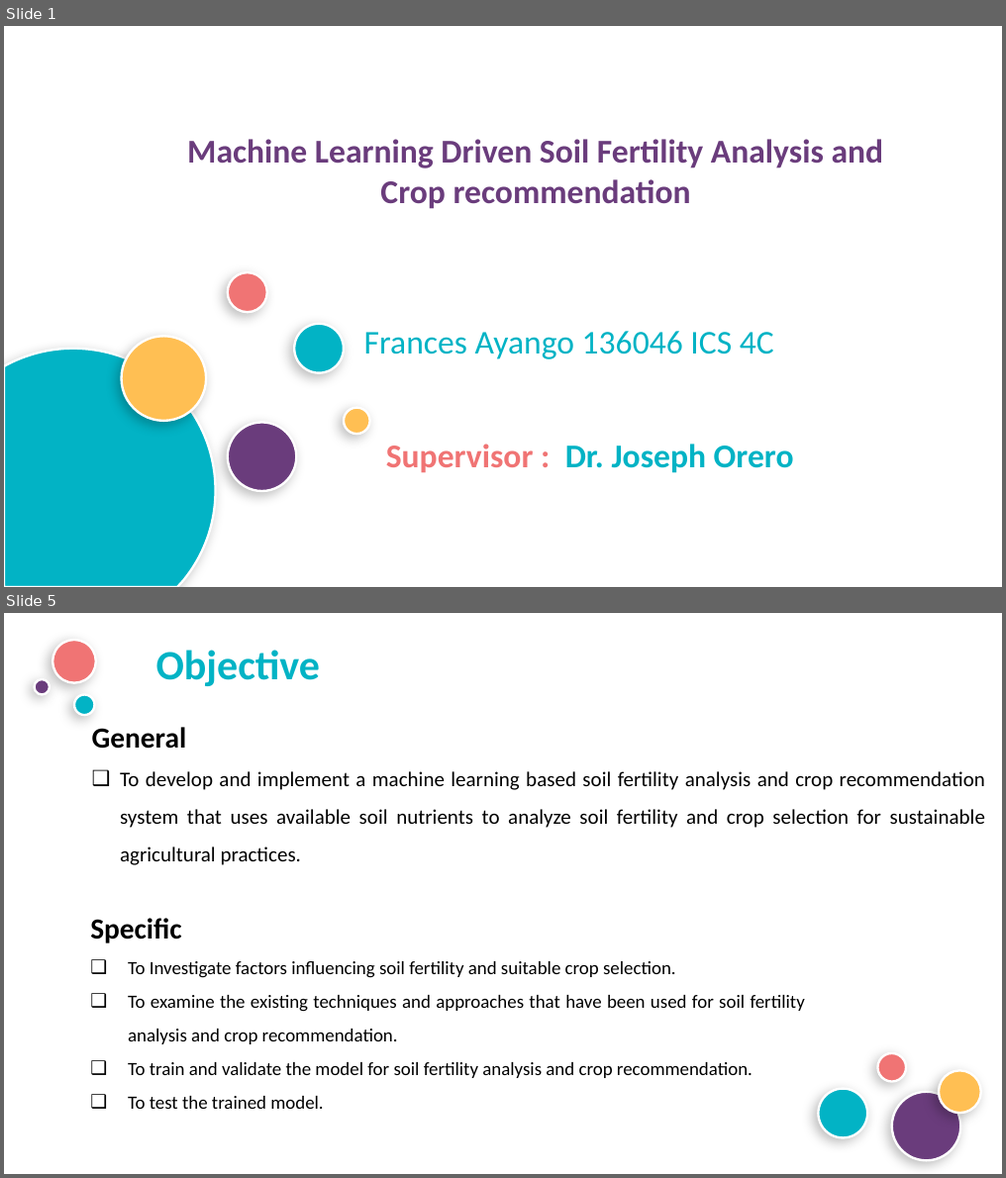
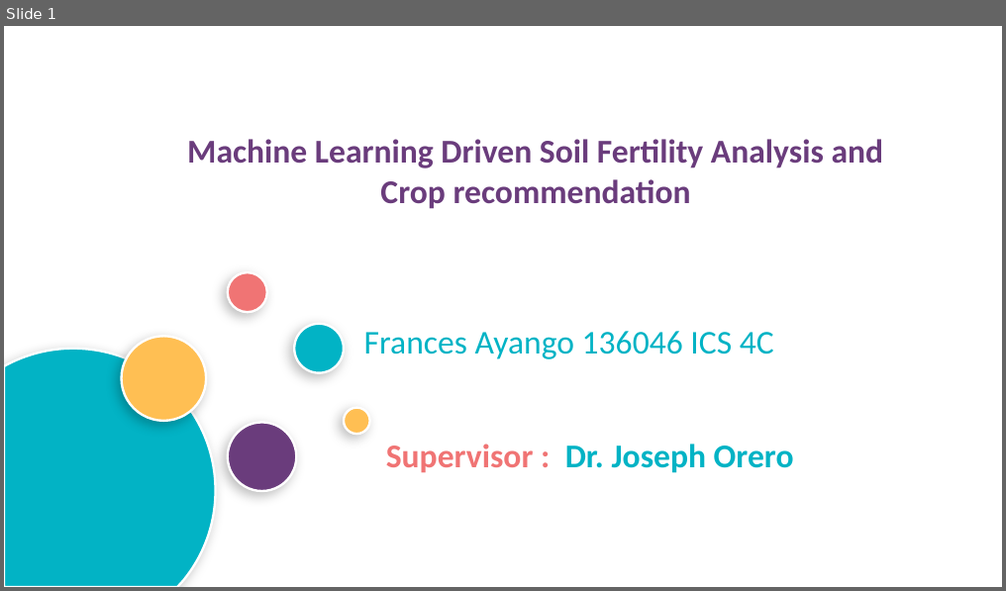
Before and after one commit to frances22-cloud/Soil-Fertility-Analysis, a slide deck: ppt.pptx. Shown one above the other, each under a label of ours: slides 1 and 5 before the commit, slide 1 after it; the slides between them are not shown. The pictures are 1006x1178 and 1006x591 pixels, drawn with LibreOffice and Linux fonts; fonts in the diff are those of the drawing; background and template pictures are left out. Boxes give left, top, right and bottom in pixels: in the first picture for what was removed or moved away, otherwise in the second. Text is boxed around its words. In the diff, an @@ line names an element or a change of style, - is before the commit and + after.

```diff
--- a/ppt.pptx
+++ b/ppt.pptx
@@ slide 5 removed at (x1=4, y1=613, x2=1002, y2=1174), background picture (left out) @@
@@ ellipse removed at (x1=53, y1=640, x2=96, y2=683) @@
@@ text removed at (x1=156, y1=650, x2=320, y2=686) @@
-Objective
@@ ellipse removed at (x1=34, y1=679, x2=49, y2=694) @@
@@ ellipse removed at (x1=74, y1=694, x2=94, y2=715) @@
@@ text removed at (x1=92, y1=727, x2=985, y2=865) @@
-General
-❑ To develop and implement a machine learning based soil fertility analysis and crop recommendation system that uses available soil nutrients to analyze soil fertility and crop selection for sustainable agricultural practices.
@@ text removed at (x1=90, y1=918, x2=805, y2=1109) @@
-Specific
-❑ To Investigate factors influencing soil fertility and suitable crop selection.
-❑ To examine the existing techniques and approaches that have been used for soil fertility analysis and crop recommendation.
-❑ To train and validate the model for soil fertility analysis and crop recommendation.
-❑ To test the trained model.
@@ ellipse removed at (x1=877, y1=1054, x2=906, y2=1082) @@
@@ ellipse removed at (x1=939, y1=1071, x2=982, y2=1114) @@
@@ ellipse removed at (x1=819, y1=1089, x2=868, y2=1139) @@
@@ ellipse removed at (x1=892, y1=1092, x2=960, y2=1161) @@
```
Also in this commit, not shown: 3 slides changed, 3 slides added, 11 other slides removed, 24 other files.
